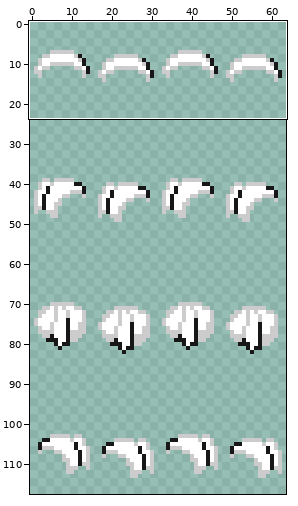
Sprite sheet: DutchAdventures/Assets/Sprites/Characters/Hair/Hair2.png. Above: a wide view before the commit, with the close-up outlined.
Close-up. First the earlier version:
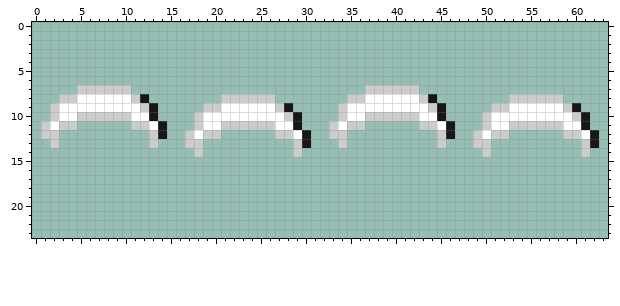
The file is 64x128 pixels. Shown: x 0..63, y 0..23. The wide view leaves out empty margins.
After the commit:
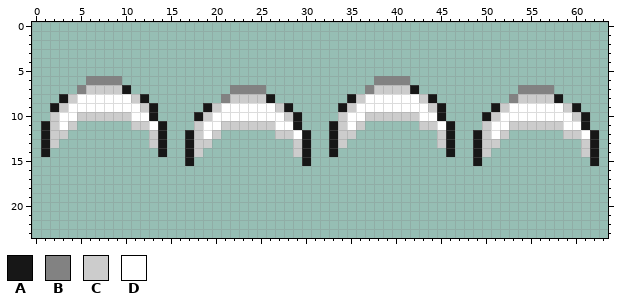
Palette (. is transparent): A #171717  B #828282  C #cccccc  D #ffffff
Change:
y 6: x 6..9 .... -> BBBB; x 38..41 .... -> BBBB
y 7: x 5 C -> B; x 10 C -> A; x 22..25 .... -> BBBB; x 37 C -> B; x 42 C -> A; x 54..57 .... -> BBBB
y 8: x 3 C -> A; x 21 C -> B; x 26 C -> A; x 35 C -> A; x 53 C -> B; x 58 C -> A
y 9: x 2..3 CD -> AC; x 19 C -> A; x 34..35 CD -> AC; x 51 C -> A
y 10: x 18..19 CD -> AC; x 50..51 CD -> AC
y 11: x 1..3 CDC -> ACD; x 33..35 CDC -> ACD
y 12: x 1 C -> A; x 3 . -> C; x 17..19 CDC -> ACD; x 33 C -> A; x 35 . -> C; x 49..51 CDC -> ACD
y 13: x 1 . -> A; x 14 . -> A; x 17 C -> A; x 19 . -> C; x 33 . -> A; x 46 . -> A; x 49 C -> A; x 51 . -> C
y 14: x 1 . -> A; x 14 . -> A; x 17 . -> A; x 30 . -> A; x 33 . -> A; x 46 . -> A; x 49 . -> A; x 62 . -> A
y 15: x 17 . -> A; x 30 . -> A; x 49 . -> A; x 62 . -> A
